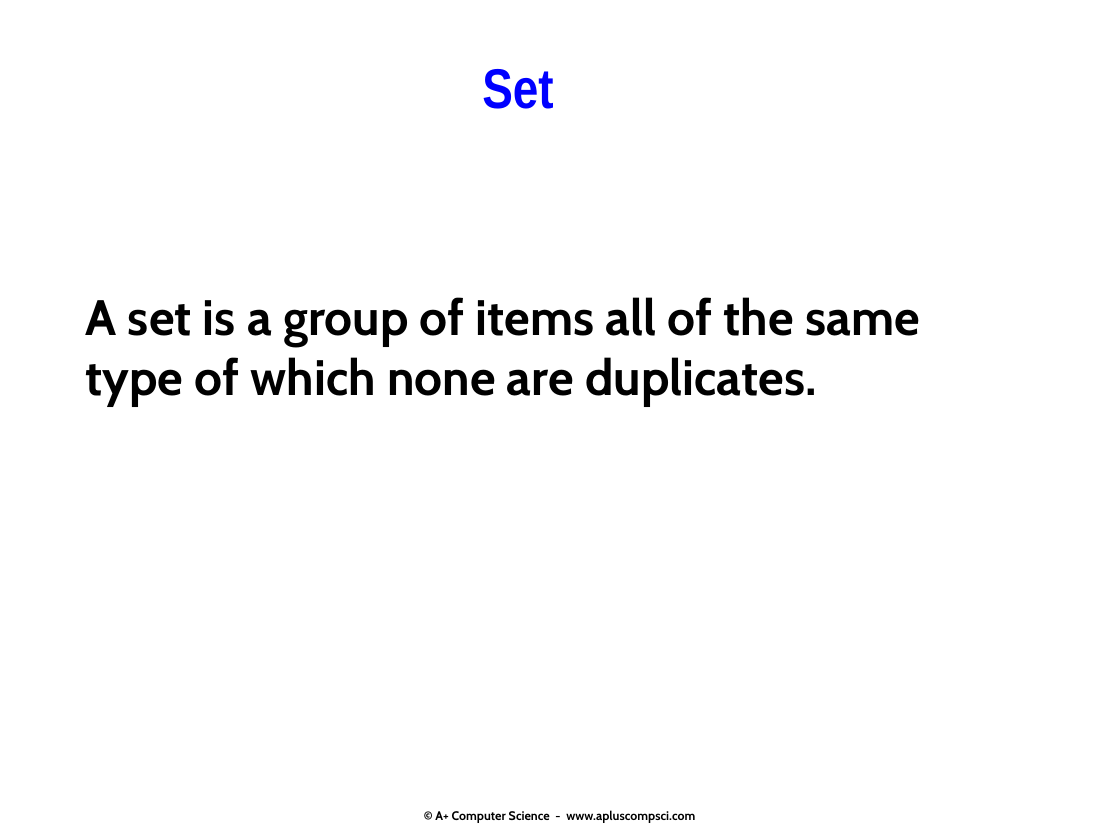
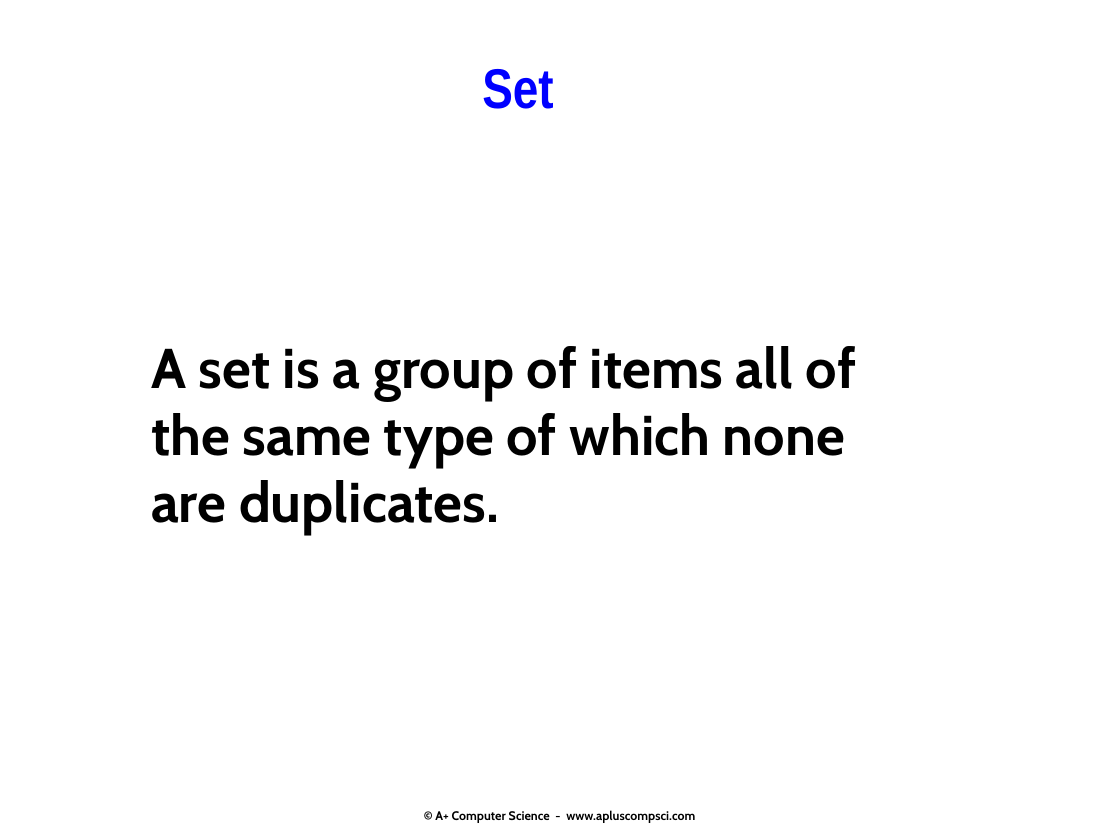
Before and after one commit to Cy-FairCS/cs3, a slide deck: slide 7 of u05a_sets/notes/_sets.pptx. Drawn at 1120x840 pixels with LibreOffice and Linux fonts; fonts in the diff are those of the drawing. Boxes give left, top, right and bottom in pixels: in the first picture for what was removed or moved away, otherwise in the second. Text is boxed around its words. In the diff, an @@ line names an element or a change of style, - is before the commit and + after.

```diff
--- a/u05a_sets/notes/_sets.pptx
+++ b/u05a_sets/notes/_sets.pptx
@@ text "A set is a group ...": place and size @@
-text "A set is a group ..." at (86,297,920,405)
+text "A set is a group ..." at (151,346,856,535)
@@ text "A set is a group ..." at (151,346,856,535): size 32 to 36 pt @@
```
Also in this commit, not shown: 3 other slides changed.
